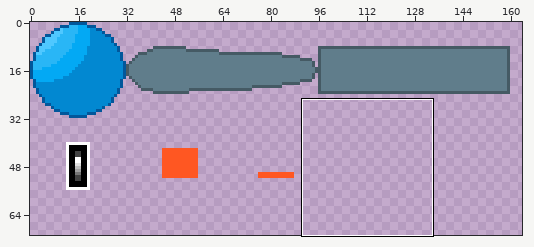
One commit to this pixel-art file: resource/game/PINBALL/png/Basic.aseprite. The picture above shows the old version from afar; the outline marks the close-up.
Close-up. The starting point:
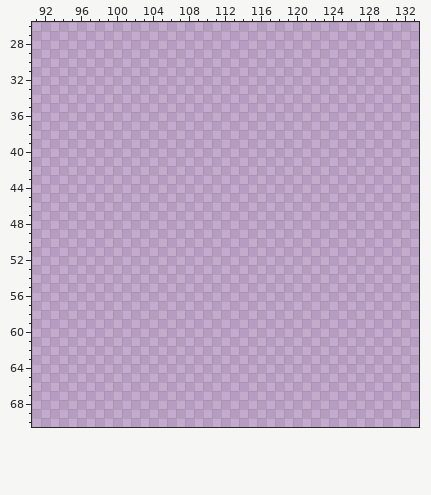
256x256 pixels, 1 frame. Colours within 5 levels of each other are drawn and written as one. Shown: x 91..133, y 26..70. The wide view leaves out empty margins.
After:
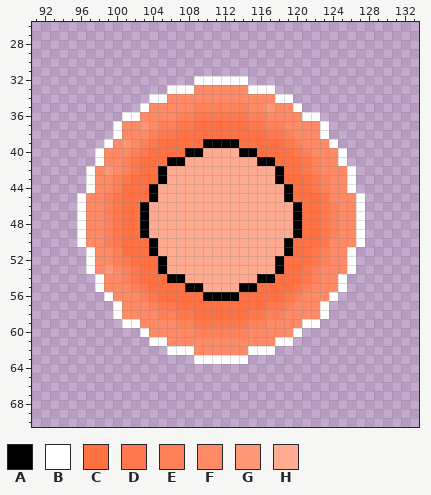
Palette (. is transparent): A #000000  B #ffffff  C #ff7043  D #ff784e  E #ff8159  F #ff8a65  G #ff9776  H #ffab91
From old to new:
Changed rows in their new state; - is an unchanged pixel.
Layer "Layer 1":
first column x 96:
32 -------------BBBBBB-------------
33 ----------BBBFFFFFFBBB----------
34 --------BBFFFFFFFFFFFFBB--------
35 -------BFFFFFEEEEEEFFGFFB-------
36 -----BBFFFFEEDDDDDDEEFFFFBB-----
37 ----BFFGFEEDDCCCCCCDDEEFFFFB----
38 ----BFFFEDDCCCCCCCCCCDDEFFFB----
39 ---BFGFEDCCCCCAAAACCCCCDEFFFB---
40 --BFFFEDCCCCAAHHHHAACCCCDEFFFB--
41 --BFFEDCCCAAHHHHHHHHAACCCDEFFB--
42 -BFGFEDCCAHHHHHHHHHHHHACCDEFFFB-
43 -BFFEDCCCAHHHHHHHHHHHHACCCDEFFB-
44 -BFFECCCAHHHHHHHHHHHHHHACCDEFFB-
45 BFFEDCCCAHHHHHHHHHHHHHHACCCDFFFB
46 BFFEDCCAHHHHHHHHHHHHHHHHACCDEFFB
47 BFFEDCCAHHHHHHHHHHHHHHHHACCDEFFB
48 BFFEDCCAHHHHHHHHHHHHHHHHACCDEFFB
49 BFFEDCCAHHHHHHHHHHHHHHHHACCDEFFB
50 BFFEDCCCAHHHHHHHHHHHHHHACCCDFFFB
51 -BFFECCCAHHHHHHHHHHHHHHACCDEFFB-
52 -BFFEDCCCAHHHHHHHHHHHHACCCDEFFB-
53 -BFGFEDCCAHHHHHHHHHHHHACCDEFFFB-
54 --BFFEDCCCAAHHHHHHHHAACCCDEFFB--
55 --BFFFEDCCCCAAHHHHAACCCCDEFFFB--
56 ---BFFFEDCCCCCAAAACCCCCDEFFFB---
57 ----BFFFEDDCCCCCCCCCCDDEFFFB----
58 ----BFFFFEEDDCCCCCCDDEEFFFFB----
59 -----BBFFFFEEDDDDDDEEFFFFBB-----
60 -------BFFFFFEEEEEEFFFFFB-------
61 --------BBFFFFFFFFFFFFBB--------
62 ----------BBBFFFFFFBBB----------
63 -------------BBBBBB-------------
